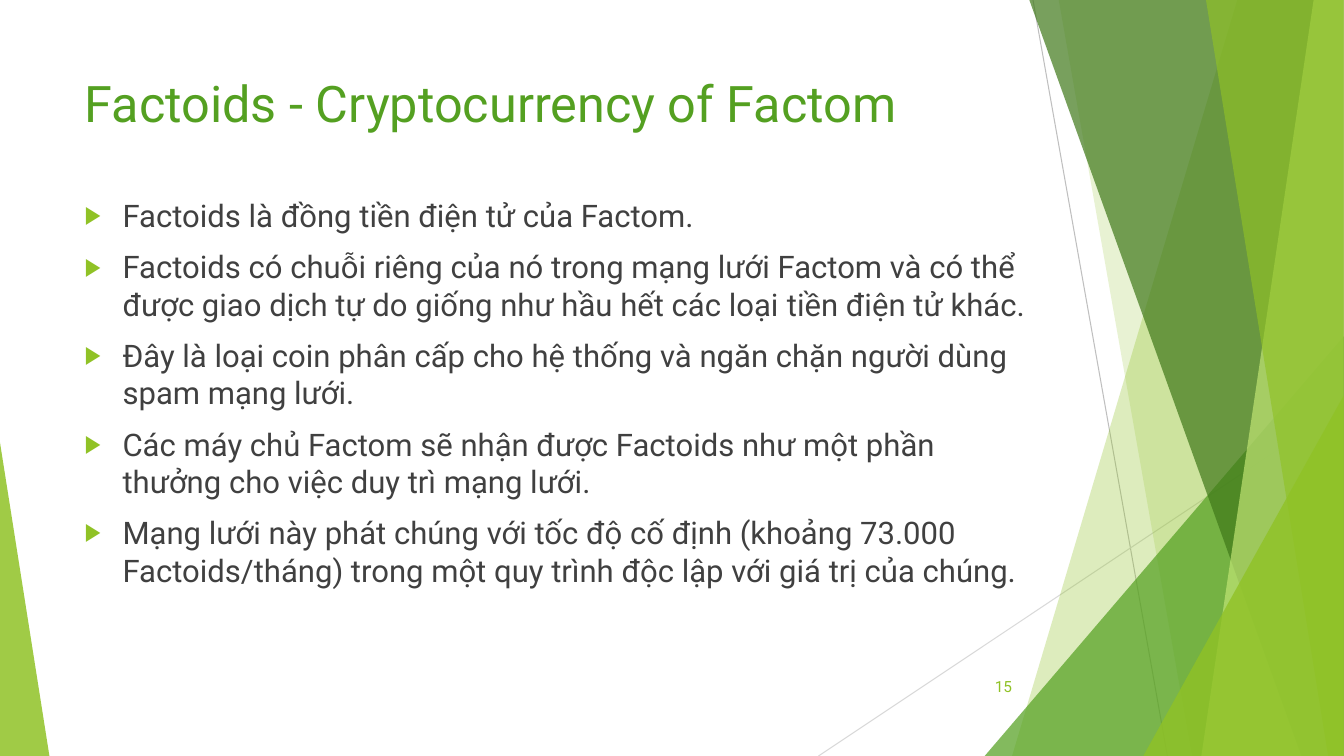
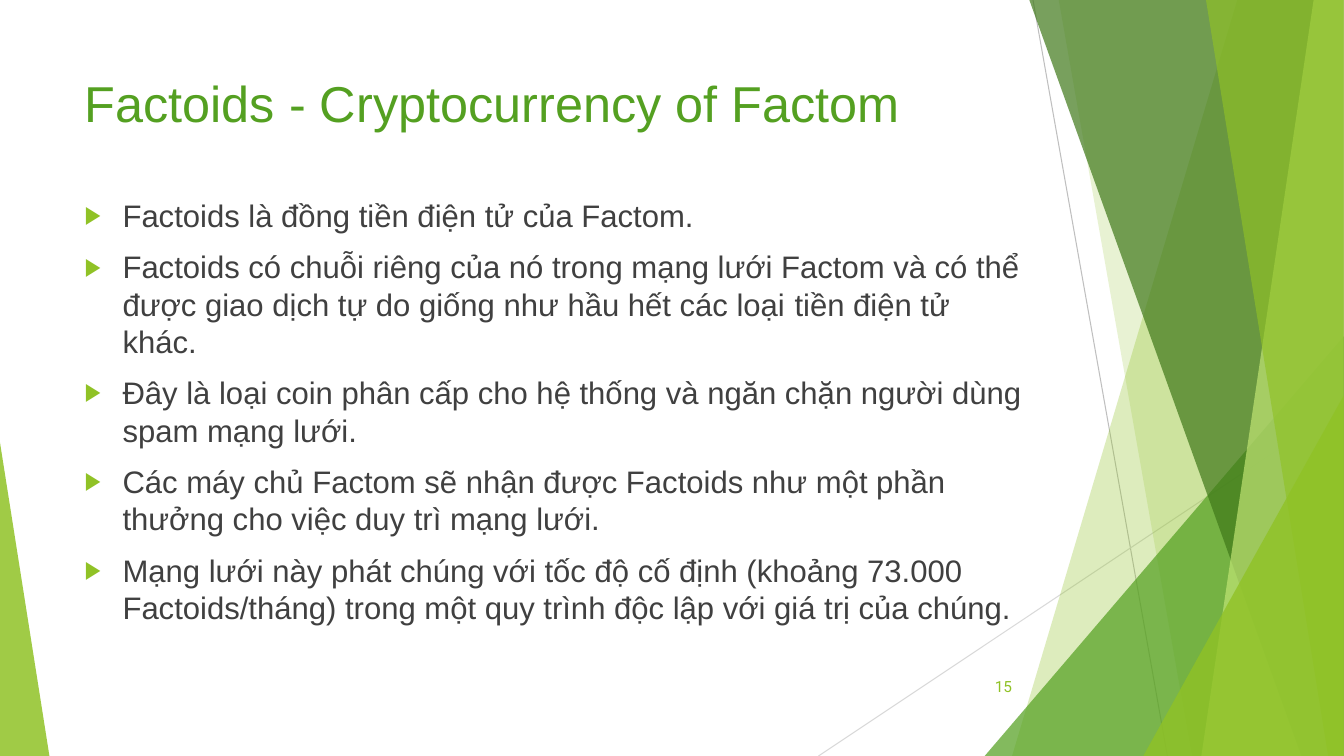
Before and after one commit to bku-blockchain/factom-research, a slide deck: slide 15 of docs/factom.pptx. Drawn at 1344x756 pixels with LibreOffice and Linux fonts; fonts in the diff are those of the drawing. Boxes give left, top, right and bottom in pixels: in the first picture for what was removed or moved away, otherwise in the second. Text is boxed around its words. In the diff, an @@ line names an element or a change of style, - is before the commit and + after.

```diff
--- a/docs/factom.pptx
+++ b/docs/factom.pptx
@@ title "Factoids - Cryptocurrency of Factom" at (85, 85, 899, 132): font Roboto to Arial @@
@@ text "Factoids là đồng tiền điện ..." at (123, 203, 1021, 625): font Roboto to Arial @@
```
Also in this commit, not shown: 14 other slides changed, 17 slides added, 2 other files.
